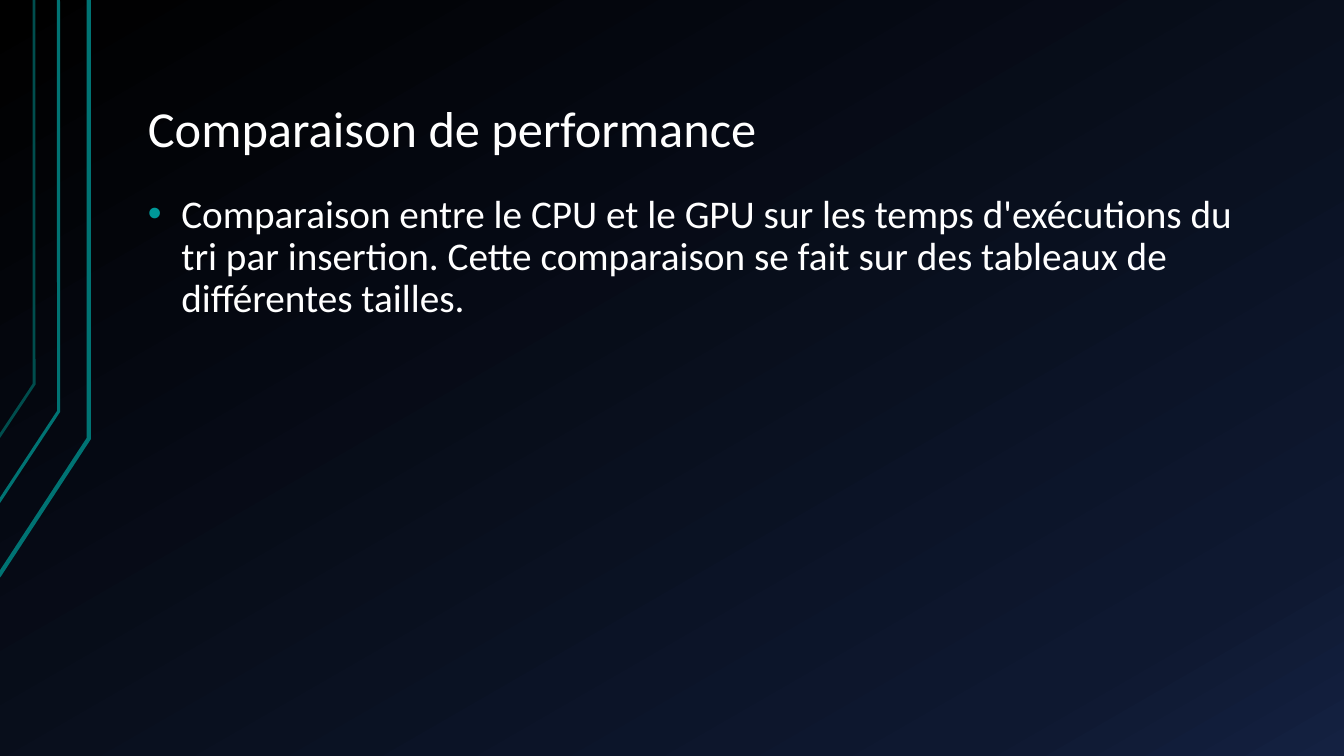
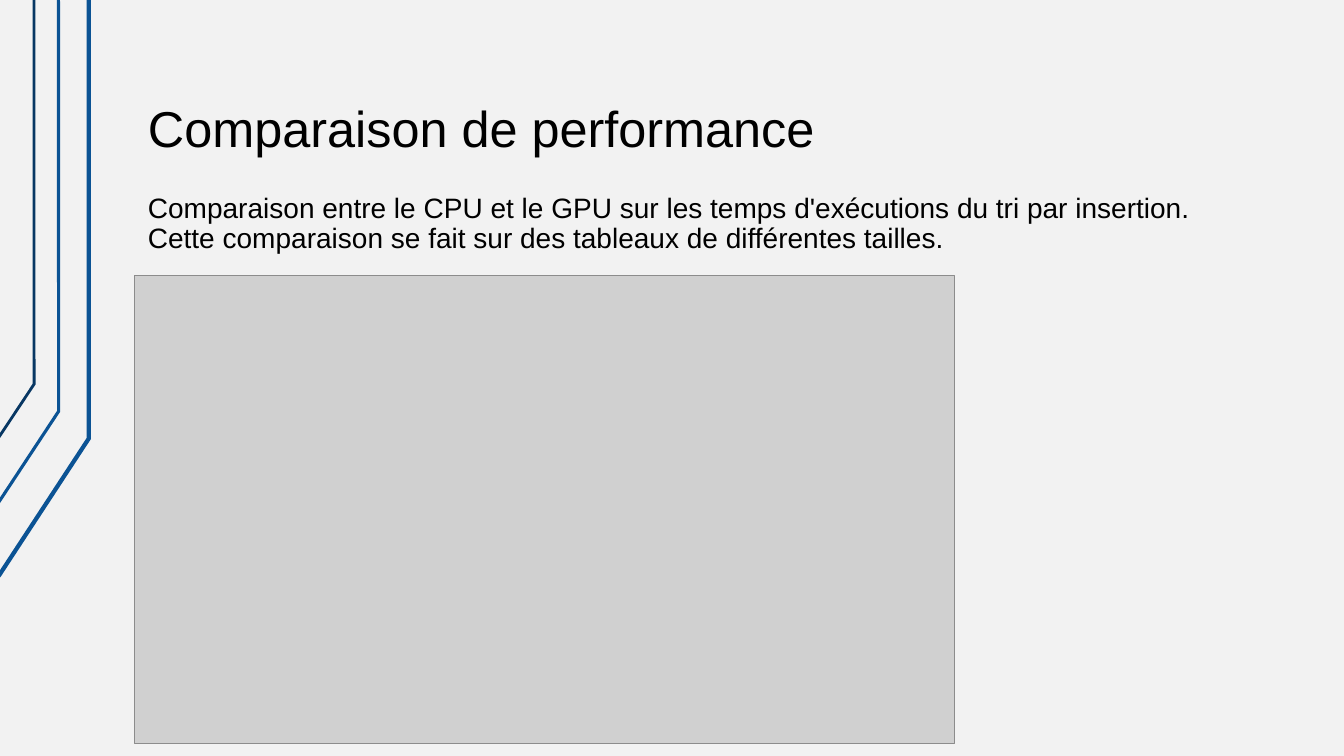
Before and after one commit to Clarky5/cuda-project-esiea, a slide deck: slide 6 of Groupe_43_LOKUPATHIRAGE_LOKUPATHIRAGE.pptx (slide 5 before the commit). Drawn at 1344x756 pixels with LibreOffice and Linux fonts; fonts in the diff are those of the drawing; grey boxes stand for pictures. Boxes give left, top, right and bottom in pixels: in the first picture for what was removed or moved away, otherwise in the second. Text is boxed around its words. In the diff, an @@ line names an element or a change of style, - is before the commit and + after.

```diff
--- a/Groupe_43_LOKUPATHIRAGE_LOKUPATHIRAGE.pptx
+++ b/Groupe_43_LOKUPATHIRAGE_LOKUPATHIRAGE.pptx
@@ background gradient #000000 to #0F1931 to #142242 to gradient #FFFFFF to #F2F2F2 @@
@@ freeform shape at bbox=[0, 0, 89, 577]: outline #007373 3 pt to #0B5394 3 pt @@
@@ freeform shape at bbox=[0, 0, 58, 503]: outline #007373 2.25 pt to #0B5394 2.25 pt @@
@@ freeform shape at bbox=[0, 0, 34, 438]: outline #007373 2 pt to #0B5394 2 pt @@
@@ title "Comparaison de performance" at bbox=[148, 110, 815, 157]: font Calibri to Arial, text colour #FFFFFF to #000000 @@
@@ text "Comparaison entre le CPU et ..." at bbox=[148, 197, 1189, 253]: size 28 to 20 pt, font Calibri to Arial, text colour #FFFFFF to #000000; bullet • to none @@
@@ picture added at bbox=[134, 275, 955, 743] @@
```
Also in this commit, not shown: 2 other slides changed, 3 slides added, 2 slides removed.
